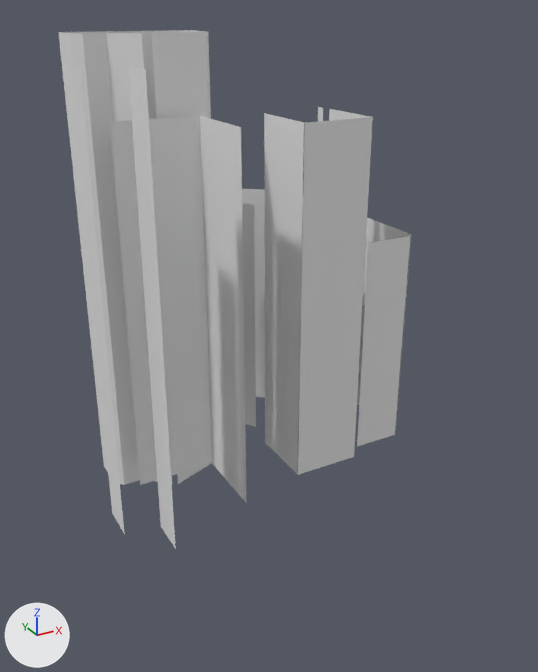
One commit to the glTF model client/scripts/modules/game/scene/assets/models/ceils/northfieildLight.glb: the scene before it, then after it.
Rendered twice from a 50 mm lens placed at (-1.19, -2.2, 1.85), pointed at (0.02, 0.0, 0.75). Lighting does not change. The marker at lower left points along +X, +Y and +Z. Vertices at the same position are counted once.

The first picture shows 'NorthfieldHex.003'.
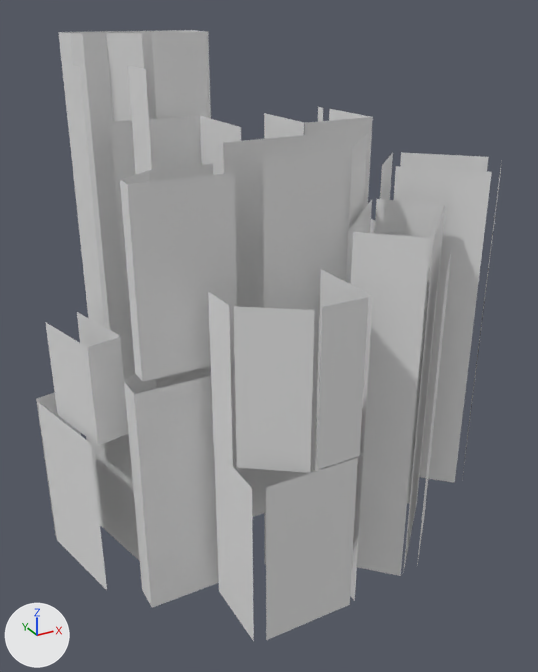
Patch to the scene script:
```diff
--- a/client/scripts/modules/game/scene/assets/models/ceils/northfieildLight.glb.py
+++ b/client/scripts/modules/game/scene/assets/models/ceils/northfieildLight.glb.py
@@ me_circle_011 @@
 # used by ob_northfieldhex_003; location = (0.0, 0.0, 0.0)
-me_circle_011.from_pydata(...)  # 82 vertices, 50 faces; spans x -0.58..0.73, y -0.16..0.83, z 0.04..1.78
+me_circle_011.from_pydata(...)  # 222 vertices, 120 faces; spans x -0.81..0.83, y -0.67..0.83, z 0.04..1.78
+# me_circle_011 part 1: the loose piece of 4 vertices spanning x 0.17..0.45, y 0.02, z 0.09..1.5 is copied, and the copy is moved by (-0.37, -0.39, -0.02); it spans x -0.2..0.08, y -0.38, z 0.07..1.48
+# me_circle_011 part 2
+# 82 vertices are added at x -0.81..0.83, y -0.67..0.41, z 0.04..1.48
+# 18 new vertices lie (0.0, 0.0, 0.57) away from vertices in x -0.81..-0.05, y -0.67..0.17, z 0.06..0.87
+# 8 new vertices lie (0.0, 0.0, 1.21) away from vertices in x 0.37..0.83, y -0.43..0.03, z 0.15
+# 8 new vertices lie (0.0, 0.0, 1.2) away from vertices in x 0.03..0.49, y -0.64..-0.17, z 0.06
+# 8 new vertices lie (0.0, 0.0, 0.79) away from vertices in x -0.62..-0.28, y -0.37..-0.19, z 0.06
+# 6 new vertices lie (0.0, 0.0, 0.51) away from vertices in x -0.38..-0.03, y -0.67..-0.41, z 0.62..0.63
+# 6 new vertices lie (0.0, 0.0, 0.33) away from vertices in x -0.76..-0.59, y -0.22..0.07, z 0.62
+# 68 new faces join them
```

Changed parts and their boxes [x1, y1, x2, y2] in the pictures (538 x 672 px):
'NorthfieldHex.003', reshaped (32% wider, 18% taller): before [58, 30, 411, 549]; after [36, 30, 502, 641]
part 1 of me_circle_011, added: after [263, 147, 348, 564]
part 2 of me_circle_011, added: after [36, 131, 502, 641]
